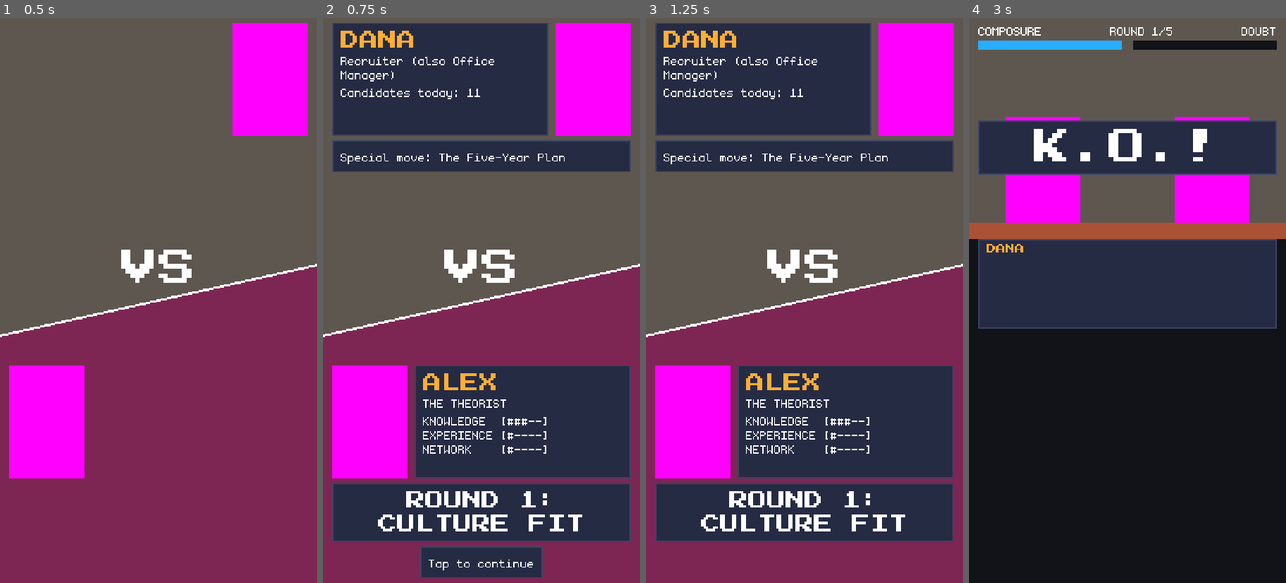
Above: before the commit, frames 1-4 (left to right).
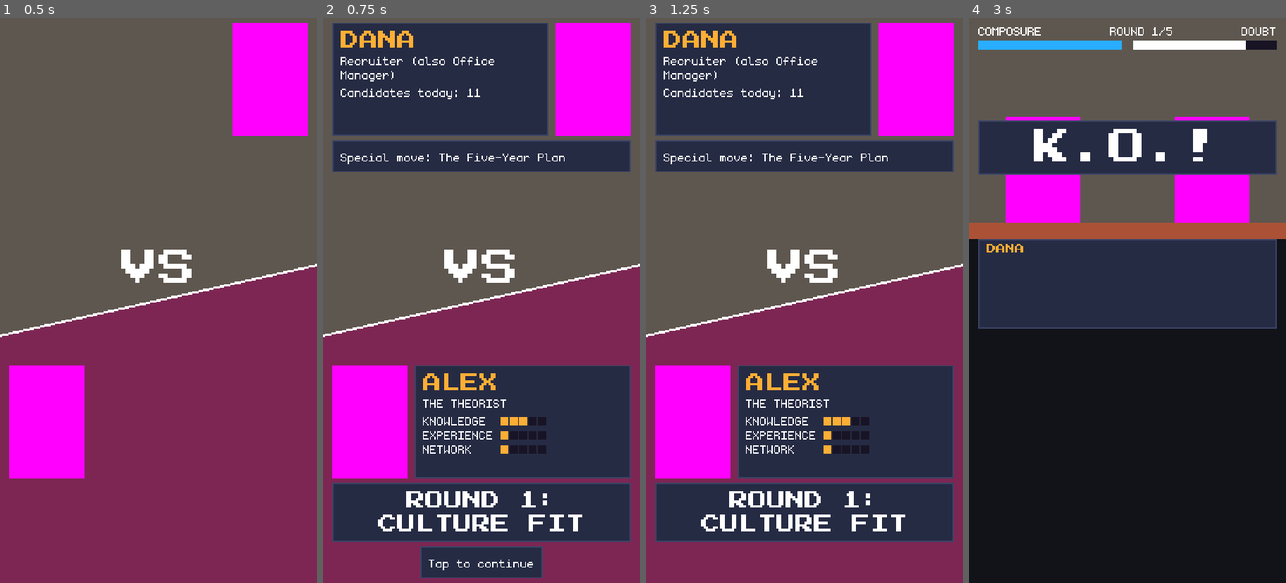
Above: after the commit, the same moments.

Repository: Lecoeurdelest/swe-simulator
Game: Godot game, scene res://features/interview/interview.tscn
The game is run twice, just before and just after one commit, with the same random seed, the same clock (stepped at 60 frames per second) and the same inputs. This scene is started directly instead of the project's main scene.
Inputs:
- Up to frame 1 (0.5 s): no input
- Up to frame 2 (0.75 s): click "II" at 0.5 s
- Up to frame 3 (1.25 s): no input
- Up to frame 4 (3 s): click "II" at 1.25 s; click "DBG" at 2 s; click "K.O." at 2.75 s

Frame 1 is identical in both runs. In frame 2, 0.6% of the frame differs, in the area x 56-71%, y 70-78%; in frame 3, 0.6%; in frame 4, 0.6%.

Commit message:
feat(ui): HP bars drain with a ghost bar; 5-segment stat bars

Diff:
--- a/features/interview/versus_intro.gd
+++ b/features/interview/versus_intro.gd
@@ -16,8 +16,6 @@
 const SHAKE_PX := 4.0          # GDD 9.1: a 4 px whole-pixel shake
 const SHAKE_STEP_S := 0.02
 const SLAM_HAPTIC_MS := 40     # GDD 9.3
-const STAT_SEGMENTS := 5       # GDD 5.1: a stat shows as 5 segments, value / 20, rounded
-const STAT_LABEL_WIDTH := 10   # "EXPERIENCE", so the three bars line up
 const NAME_BIG_MAX := 9        # GDD 2.7: the plate fits 9 characters at Press Start 2P 16, longer names use 8
 const NAME_BIG := 16
 const NAME_SMALL := 8
@@ -49,7 +47,12 @@
 @onready var _dana_moves: Label = %DanaMoves
 @onready var _player_name: Label = %PlayerName
 @onready var _player_nickname: Label = %PlayerNickname
-@onready var _player_stats: Label = %PlayerStats
+@onready var _knw_label: Label = %KnwLabel
+@onready var _exp_label: Label = %ExpLabel
+@onready var _net_label: Label = %NetLabel
+@onready var _knw_bar: StatBar = %KnwBar
+@onready var _exp_bar: StatBar = %ExpBar
+@onready var _net_bar: StatBar = %NetBar
 @onready var _vs_label: Label = %VSLabel
 @onready var _banner: Label = %Banner
 @onready var _tap_hint: Control = %TapHintPanel   # on its own panel, so it reads on any hoodie color
@@ -58,6 +61,9 @@
 func _ready() -> void:
 	hide()
 	(%TapHint as Label).text = Content.text("barks", "ui_tap_to_continue")
+	_knw_label.text = Content.text("barks", "ui_stat_knw")
+	_exp_label.text = Content.text("barks", "ui_stat_exp")
+	_net_label.text = Content.text("barks", "ui_stat_net")
 	_split.draw.connect(_draw_split)
 	_split.resized.connect(_split.queue_redraw)
 	_anim.animation_finished.connect(_on_animation_finished)
@@ -86,9 +92,9 @@
 	_dana_moves.text = Content.text("barks", str(plate["move"]))
 	_set_name(_player_name, run.player_name.to_upper())
 	_player_nickname.text = Content.field("backgrounds", run.background_id, "vs_nickname")
-	_player_stats.text = "\n".join(PackedStringArray([_stat_bar(Content.text("barks", "ui_stat_knw"), run.stat("knw")),
-		_stat_bar(Content.text("barks", "ui_stat_exp"), run.stat("exp")),
-		_stat_bar(Content.text("barks", "ui_stat_net"), run.stat("net"))]))
+	_knw_bar.value = run.stat("knw")
+	_exp_bar.value = run.stat("exp")
+	_net_bar.value = run.stat("net")
 	_vs_label.text = Content.text("barks", "vs_versus")
 	_banner.text = Content.text("barks", "vs_banner_" + tier)
 	_slammed = false
@@ -201,8 +207,3 @@
 func _set_name(label: Label, text: String) -> void:
 	label.text = text
 	label.add_theme_font_size_override(&"font_size", NAME_BIG if text.length() <= NAME_BIG_MAX else NAME_SMALL)
-
-
-static func _stat_bar(label: String, value: int) -> String:
-	var filled := clampi(roundi(value / 20.0), 0, STAT_SEGMENTS)
-	return "%s [%s%s]" % [label.rpad(STAT_LABEL_WIDTH), "#".repeat(filled), "-".repeat(STAT_SEGMENTS - filled)]
--- a/features/interview/versus_intro.tscn
+++ b/features/interview/versus_intro.tscn
@@ -3,6 +3,7 @@
 [ext_resource type="Script" uid="uid://b53l7jidmh5ed" path="res://features/interview/versus_intro.gd" id="1_g8uwf"]
 [ext_resource type="Script" uid="uid://b2qm2ai3fh743" path="res://ui/components/safe_area_margin.gd" id="2_cytl1"]
 [ext_resource type="FontFile" uid="uid://lssgf0t3kv1v" path="res://ui/fonts/PressStart2P-Regular.ttf" id="3_3j7ub"]
+[ext_resource type="PackedScene" uid="uid://cb0wx7kft1lh8" path="res://ui/components/stat_bar.tscn" id="4_stat"]
 
 [sub_resource type="Animation" id="Animation_jt2am"]
 length = 2.0
@@ -268,12 +269,39 @@
 layout_mode = 2
 text = "THE THEORIST"
 
-[node name="PlayerStats" type="Label" parent="Shaker/SafeArea/Column/PlayerRow/PlayerPlate/Rows" unique_id=775474200]
-unique_name_in_owner = true
-layout_mode = 2
-text = "KNOWLEDGE  [###--]
-EXPERIENCE [#----]
-NETWORK    [#----]"
+[node name="PlayerStats" type="GridContainer" parent="Shaker/SafeArea/Column/PlayerRow/PlayerPlate/Rows" unique_id=775474200]
+layout_mode = 2
+mouse_filter = 2
+theme_override_constants/h_separation = 6
+theme_override_constants/v_separation = -1
+columns = 2
+
+[node name="KnwLabel" type="Label" parent="Shaker/SafeArea/Column/PlayerRow/PlayerPlate/Rows/PlayerStats"]
+unique_name_in_owner = true
+layout_mode = 2
+text = "KNOWLEDGE"
+
+[node name="KnwBar" parent="Shaker/SafeArea/Column/PlayerRow/PlayerPlate/Rows/PlayerStats" instance=ExtResource("4_stat")]
+unique_name_in_owner = true
+layout_mode = 2
+
+[node name="ExpLabel" type="Label" parent="Shaker/SafeArea/Column/PlayerRow/PlayerPlate/Rows/PlayerStats"]
+unique_name_in_owner = true
+layout_mode = 2
+text = "EXPERIENCE"
+
+[node name="ExpBar" parent="Shaker/SafeArea/Column/PlayerRow/PlayerPlate/Rows/PlayerStats" instance=ExtResource("4_stat")]
+unique_name_in_owner = true
+layout_mode = 2
+
+[node name="NetLabel" type="Label" parent="Shaker/SafeArea/Column/PlayerRow/PlayerPlate/Rows/PlayerStats"]
+unique_name_in_owner = true
+layout_mode = 2
+text = "NETWORK"
+
+[node name="NetBar" parent="Shaker/SafeArea/Column/PlayerRow/PlayerPlate/Rows/PlayerStats" instance=ExtResource("4_stat")]
+unique_name_in_owner = true
+layout_mode = 2
 
 [node name="BannerPanel" type="PanelContainer" parent="Shaker/SafeArea/Column" unique_id=163344774]
 layout_mode = 2
--- a/features/job_hunt/job_hunt.tscn
+++ b/features/job_hunt/job_hunt.tscn
@@ -301,10 +301,10 @@
 layout_mode = 2
 text = "KNOWLEDGE"
 
-[node name="KnwBar" type="Label" parent="SafeArea/Column/Body/StudyPanel/StudyNote/StudyRows/KnwRow"]
-unique_name_in_owner = true
-layout_mode = 2
-text = "[###--]"
+[node name="KnwBar" type="Control" parent="SafeArea/Column/Body/StudyPanel/StudyNote/StudyRows/KnwRow"]
+unique_name_in_owner = true
+layout_mode = 2
+mouse_filter = 2
 script = ExtResource("14_stat")
 
 [node name="StudyJoke" type="Label" parent="SafeArea/Column/Body/StudyPanel/StudyNote/StudyRows"]
--- /dev/null
+++ b/tests/test_bars.gd
@@ -0,0 +1,59 @@
+@tool
+extends McpTestSuite
+## The two bar components (ARCHITECTURE 11.3, 11.6): StatBar's 5 segments (GDD 5.1) and HpBar's whole
+## pixel fill and settled ghost (GDD 9.1). Pure: the bars are built out of the tree, never with
+## autoloads (INV-12), so the ghost never animates here; the drain itself is checked in the running game.
+
+const HP_WIDTH := 122.0  # GDD S08: each interview bar is 122x8
+
+
+func suite_name() -> String:
+	return "bars"
+
+
+func test_stat_segments_are_value_over_20_rounded() -> void:
+	var cases := {0: 0, 9: 0, 10: 1, 29: 1, 30: 2, 45: 2, 50: 3, 55: 3, 70: 4, 80: 4, 90: 5, 100: 5}
+	for amount: int in cases:
+		assert_eq(StatBar.filled_segments(amount), cases[amount], "value %d" % amount)
+	assert_eq(StatBar.filled_segments(-5), 0, "clamped")
+	assert_eq(StatBar.filled_segments(150), 5, "clamped")
+
+
+func test_stat_bar_is_one_text_line_tall() -> void:
+	var bar := track(StatBar.new()) as StatBar
+	assert_eq(bar.get_combined_minimum_size(), Vector2(39, 13), "5 blocks of 7 px, 1 px apart; a 13 px monogram line")
+	assert_eq(bar.mouse_filter, Control.MOUSE_FILTER_IGNORE, "display only")
+
+
+func test_hp_fill_is_whole_pixels() -> void:
+	assert_eq(HpBar.fill_px(60.0, 60.0, HP_WIDTH), 122, "full")
+	assert_eq(HpBar.fill_px(30.0, 60.0, HP_WIDTH), 61)
+	assert_eq(HpBar.fill_px(45.5, 105.5, HP_WIDTH), 53, "rounded to a whole pixel")
+	assert_eq(HpBar.fill_px(0.0, 60.0, HP_WIDTH), 0, "empty")
+	assert_eq(HpBar.fill_px(-4.0, 60.0, HP_WIDTH), 0, "below zero is empty")
+	assert_eq(HpBar.fill_px(0.1, 120.0, HP_WIDTH), 1, "a sliver above zero still shows")
+	assert_eq(HpBar.fill_px(130.0, 120.0, HP_WIDTH), 122, "clamped to the bar")
+	assert_eq(HpBar.fill_px(50.0, 0.0, HP_WIDTH), 0, "no maximum yet")
+
+
+func test_hp_start_settles_without_a_ghost() -> void:
+	for full: float in [80.0, 100.0, 120.0]:
+		var bar := track(HpBar.new()) as HpBar
+		bar.max_value = full
+		bar.value = full
+		assert_eq(bar.ghost_value(), full, "the interview's start (max %d): nothing to drain" % full)
+
+
+func test_hp_ghost_follows_the_value_when_settled() -> void:
+	var bar := track(HpBar.new()) as HpBar
+	bar.max_value = 100.0
+	bar.value = 40.0
+	assert_eq(bar.ghost_value(), 40.0, "out of the tree a drop settles at once")
+	bar.value = 70.0
+	assert_eq(bar.ghost_value(), 70.0, "a rise jumps")
+	bar.value = -10.0
+	assert_eq(bar.ghost_value(), 0.0, "clamped at 0")
+	bar.value = 250.0
+	assert_eq(bar.ghost_value(), 100.0, "clamped at the maximum")
+	bar.max_value = 60.0
+	assert_eq(bar.ghost_value(), 60.0, "a new maximum settles the bar")
--- a/ui/components/hp_bar.gd
+++ b/ui/components/hp_bar.gd
@@ -1,40 +1,85 @@
+@tool
 class_name HpBar
 extends Control
-## PLACEHOLDER: the developer's Step 4 You-do replaces this with the 0.4 s ghost-bar version (ROADMAP Step 4).
-## Until then it is one plain bar (122x8 in the interview's bars band, GDD S08): set max_value, then
-## value, and the bar jumps to it. No ghost bar, no tween.
-## Keep `class_name HpBar`, `max_value`, `value` and `fill_color` in your version: interview.gd uses them.
+## A fighting-game health bar (GDD S08 and 9.1): 122x8 in the interview's bars band. Set max_value,
+## then value. When the value drops, the colored fill jumps to it and a white ghost over the lost part
+## trails down to it over GHOST_SEC; a rise just jumps. Changing max_value settles the bar with no
+## ghost, so the start of an interview (and a resume, which rebuilds the scene) never animates.
+## Widths are whole pixels (ARCHITECTURE 1.3), so the ghost shrinks 1 px at a time. The ghost's tween
+## belongs to this node, so it stops while the tree is paused, like the interview's other tweens.
+## @tool so the bar draws in the editor and tests can build one; it never animates in the editor.
+
+const GHOST_SEC := 0.4  # GDD 9.1: "bars drain with a trailing white bar (0.4 s)"
+const BACK_COLOR := Color(0.09411765, 0.078431375, 0.14509805)  # the palette's darkest ink
+const GHOST_COLOR := Color.WHITE
 
 @export var fill_color := Color(0.16, 0.68, 1.0):
 	set(color):
 		fill_color = color
-		if is_node_ready():
-			_apply_style()
+		queue_redraw()
 @export var max_value := 100.0:
 	set(amount):
 		max_value = amount
-		if is_node_ready():
-			_bar.max_value = amount
+		_settle()
 @export var value := 100.0:
 	set(amount):
+		var dropped := _shown(amount) < _shown(value)
 		value = amount
-		if is_node_ready():
-			_bar.value = amount
+		if dropped and is_inside_tree() and not Engine.is_editor_hint():
+			_drain()
+		else:
+			_settle()
 
-@onready var _bar: ProgressBar = %Bar
+var _ghost := 100.0  # the ghost's right edge, in value units; never below the shown value
+var _tween: Tween
 
 
-func _ready() -> void:
-	_bar.max_value = max_value
-	_bar.value = value
-	_apply_style()
+## The fill's width in whole pixels. Anything above 0 shows at least 1 px, so a sliver of Doubt
+## never reads as a K.O.
+static func fill_px(amount: float, full: float, width: float) -> int:
+	var px := floori(width)
+	if amount <= 0.0 or full <= 0.0 or px <= 0:
+		return 0
+	return clampi(roundi(amount / full * px), 1, px)
 
 
-## Flat grey-box colors: the art pass swaps in pixel 9-slices.
-func _apply_style() -> void:
-	var background := StyleBoxFlat.new()
-	background.bg_color = Color(0.07, 0.07, 0.1)
-	var fill := StyleBoxFlat.new()
-	fill.bg_color = fill_color
-	_bar.add_theme_stylebox_override(&"background", background)
-	_bar.add_theme_stylebox_override(&"fill", fill)
+## The ghost's right edge right now: equal to the shown value once it has settled.
+func ghost_value() -> float:
+	return _ghost
+
+
+func _draw() -> void:
+	draw_rect(Rect2(Vector2.ZERO, size), BACK_COLOR)
+	var fill := fill_px(_shown(value), max_value, size.x)
+	var ghost := fill_px(_ghost, max_value, size.x)
+	if ghost > fill:
+		draw_rect(Rect2(fill, 0.0, ghost - fill, size.y), GHOST_COLOR)
+	if fill > 0:
+		draw_rect(Rect2(0.0, 0.0, fill, size.y), fill_color)
+
+
+## The ghost starts where it is (mid-drain after a quick second hit) and eases in, so it lingers
+## before it catches up.
+func _drain() -> void:
+	if _tween != null:
+		_tween.kill()
+	_tween = create_tween().set_trans(Tween.TRANS_QUAD).set_ease(Tween.EASE_IN)
+	_tween.tween_method(_set_ghost, _ghost, _shown(value), GHOST_SEC)
+	queue_redraw()
+
+
+func _settle() -> void:
+	if _tween != null:
+		_tween.kill()
+		_tween = null
+	_ghost = _shown(value)
+	queue_redraw()
+
+
+func _set_ghost(amount: float) -> void:
+	_ghost = amount
+	queue_redraw()
+
+
+func _shown(amount: float) -> float:
+	return clampf(amount, 0.0, maxf(max_value, 0.0))
--- a/ui/components/hp_bar.tscn
+++ b/ui/components/hp_bar.tscn
@@ -8,12 +8,3 @@
 anchors_preset = 0
 mouse_filter = 2
 script = ExtResource("1_ope4o")
-
-[node name="Bar" type="ProgressBar" parent="." unique_id=762377249]
-unique_name_in_owner = true
-layout_mode = 1
-anchors_preset = 15
-anchor_right = 1.0
-anchor_bottom = 1.0
-mouse_filter = 2
-show_percentage = false
--- a/ui/components/stat_bar.gd
+++ b/ui/components/stat_bar.gd
@@ -1,22 +1,42 @@
+@tool
 class_name StatBar
-extends Label
-## PLACEHOLDER: the developer's Step 5 You-do replaces this with the real 5-segment bar (ROADMAP Step 5).
-## Until then it is plain text, as the GDD S03 mockup draws it: "[###--]". Set value (a stat, 0-100)
-## and value / 20, rounded, of the 5 segments fill (ARCHITECTURE 11.3).
-## Keep `class_name StatBar` and `value` in your version: background_card.gd sets them.
+extends Control
+## A stat (KNOWLEDGE, EXPERIENCE or NETWORK, 0-100) as 5 segments (GDD 5.1): value / 20, rounded,
+## filled from the left. The blocks are 7x7, 1 px apart, on the capitals of the monogram text line
+## beside them, and the bar is one text line tall (13 px), so it fits a row of labels without changing
+## its height. Used on the S03 background card, the Study app and the VS intro's plate.
+## Flat grey-box colors: the art pass swaps in sprites. @tool so it draws in the editor and tests can
+## build one.
 
 const SEGMENTS := 5
+const SEGMENT := Vector2(7, 7)
+const GAP := 1
+const LINE_HEIGHT := 13  # one line of monogram 16 (ARCHITECTURE 1.4)
+const CAP_TOP := 4       # monogram's capitals start 4 px below the top of the line
+const FILLED_COLOR := Color(0.99607843, 0.68235296, 0.20392157)  # the PrimaryButton amber
+const EMPTY_COLOR := Color(0.09411765, 0.078431375, 0.14509805)  # the palette's darkest ink
 
 @export_range(0, 100) var value: int = 0:
 	set(amount):
 		value = amount
-		_refresh()
+		queue_redraw()
 
 
-func _ready() -> void:
-	_refresh()
+func _init() -> void:
+	mouse_filter = MOUSE_FILTER_IGNORE
 
 
-func _refresh() -> void:
-	var filled := clampi(roundi(value * SEGMENTS / 100.0), 0, SEGMENTS)
-	text = "[%s%s]" % ["#".repeat(filled), "-".repeat(SEGMENTS - filled)]
+static func filled_segments(amount: int) -> int:
+	return clampi(roundi(amount * SEGMENTS / 100.0), 0, SEGMENTS)
+
+
+func _get_minimum_size() -> Vector2:
+	return Vector2(SEGMENTS * SEGMENT.x + (SEGMENTS - 1) * GAP, LINE_HEIGHT)
+
+
+func _draw() -> void:
+	var top := floorf((size.y - LINE_HEIGHT) * 0.5) + CAP_TOP
+	var filled := filled_segments(value)
+	for i: int in SEGMENTS:
+		var at := Vector2(i * (SEGMENT.x + GAP), top)
+		draw_rect(Rect2(at, SEGMENT), FILLED_COLOR if i < filled else EMPTY_COLOR)
--- a/ui/components/stat_bar.tscn
+++ b/ui/components/stat_bar.tscn
@@ -2,6 +2,8 @@
 
 [ext_resource type="Script" uid="uid://dfx7pi5lxmpth" path="res://ui/components/stat_bar.gd" id="1_stat"]
 
-[node name="StatBar" type="Label" unique_id=1600314867]
-text = "[-----]"
+[node name="StatBar" type="Control" unique_id=1600314867]
+layout_mode = 3
+anchors_preset = 0
+mouse_filter = 2
 script = ExtResource("1_stat")
Not shown, added: .project/evidence/STEP-07/2026-09-29-review/bars_ghost_probe_log.txt
Binary file added: .project/evidence/STEP-07/2026-09-29-review/bars_hp_doubt_ghost_knowledge.png
Binary file added: .project/evidence/STEP-07/2026-09-29-review/bars_hp_doubt_ghost_tail.png
Binary file added: .project/evidence/STEP-07/2026-09-29-review/bars_hp_doubt_settled_next_frame.png
Binary file added: .project/evidence/STEP-07/2026-09-29-review/bars_hp_ghost_frozen_by_tree_pause.png
Binary file added: .project/evidence/STEP-07/2026-09-29-review/bars_hp_start_full.png
Not shown, added: .project/evidence/STEP-07/2026-09-29-review/bars_parse.txt
Binary file added: .project/evidence/STEP-07/2026-09-29-review/bars_s03_graduate.png
Binary file added: .project/evidence/STEP-07/2026-09-29-review/bars_s03_intern.png
Binary file added: .project/evidence/STEP-07/2026-09-29-review/bars_s03_self_taught.png
Binary file added: .project/evidence/STEP-07/2026-09-29-review/bars_study_knw55.png
Binary file added: .project/evidence/STEP-07/2026-09-29-review/bars_study_knw70.png
(and 4 more such lines)
